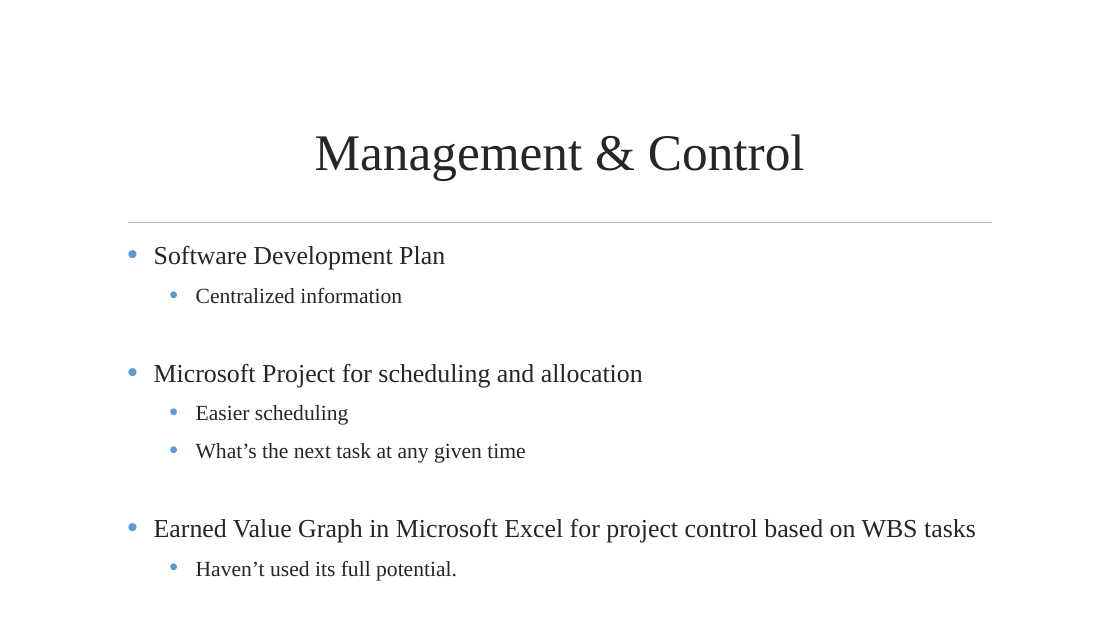
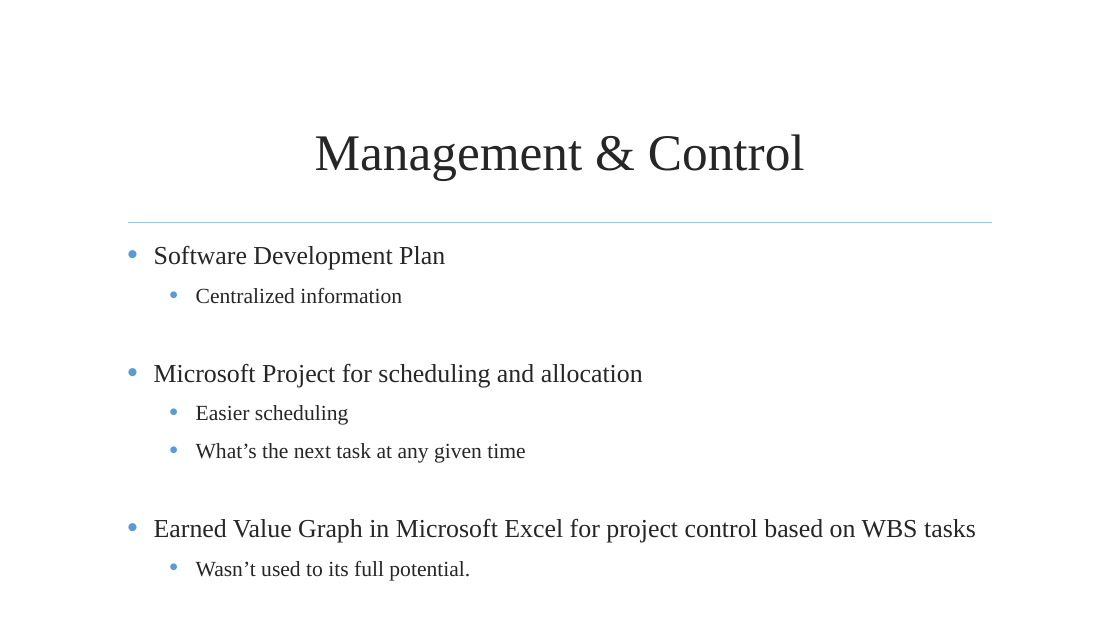
Before and after one commit to jmgirao/projetosoftware1213, a slide deck: slide 19 of Final Presentation/Presentation.pptx. Drawn at 1120x630 pixels with LibreOffice and Linux fonts; fonts in the diff are those of the drawing; background and template pictures are left out. Boxes give left, top, right and bottom in pixels: in the first picture for what was removed or moved away, otherwise in the second. Text is boxed around its words. In the diff, an @@ line names an element or a change of style, - is before the commit and + after.

```diff
--- a/Final Presentation/Presentation.pptx
+++ b/Final Presentation/Presentation.pptx
@@ text at (196,561,470,581): text changed @@
-  • Haven’t used its full potential.
+  • Wasn’t used to its full potential.
```
Also in this commit, not shown: 14 other slides changed.
